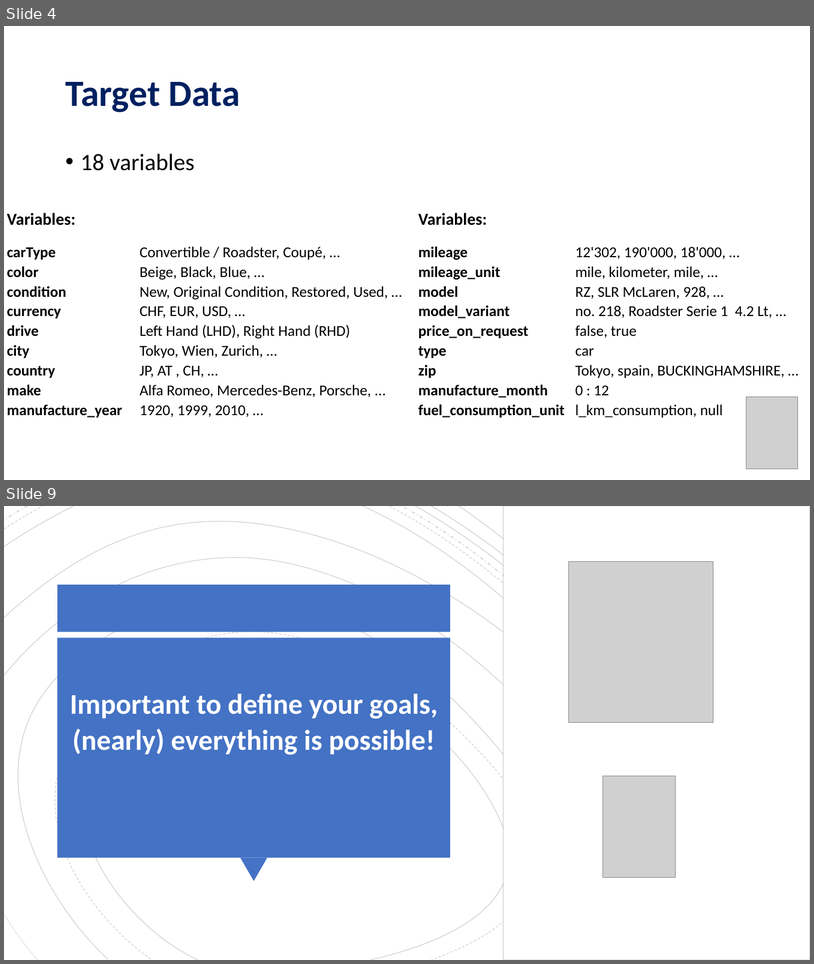
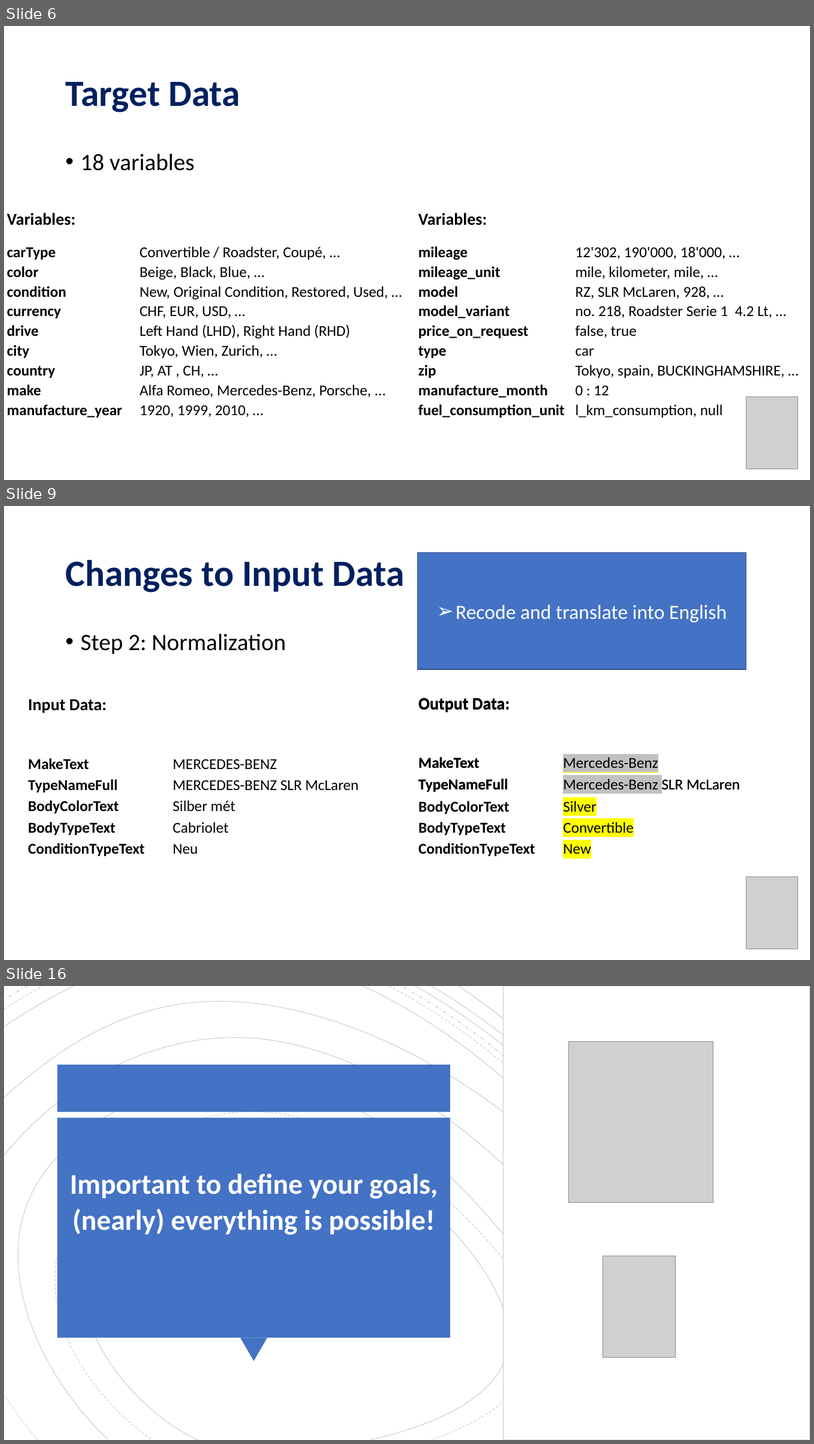
Before and after one commit to MauroSchlaepfer/Onedot, a slide deck: Onedot_Presentation.pptx. Shown one above the other, each under a label of ours: slides 4 and 9 before the commit, slides 6, 9 and 16 after it; the slides between them are not shown. The pictures are 814x964 and 814x1444 pixels, drawn with LibreOffice and Linux fonts; fonts in the diff are those of the drawing; grey boxes stand for pictures. Boxes give left, top, right and bottom in pixels: in the first picture for what was removed or moved away, otherwise in the second. Text is boxed around its words. In the diff, an @@ line names an element or a change of style, - is before the commit and + after.

```diff
--- a/Onedot_Presentation.pptx
+++ b/Onedot_Presentation.pptx
@@ slide 9 added at bbox=[4, 506, 810, 960], background #FFFFFF @@
@@ title added at bbox=[65, 559, 405, 592], 44 pt, text #002060, bold @@
+Changes to Input Data
@@ rectangle added at bbox=[418, 553, 747, 669], fill #4472C4, outline #325491 1 pt, 24 pt, text #FFFFFF @@
+➢ Recode and translate into English
@@ text added at bbox=[81, 633, 286, 654], 28 pt, text #000000 @@
+• Step 2: Normalization
@@ table added at bbox=[17, 675, 393, 858], 9 rows, 4 columns @@
+ |  |  | 
+ | Input Data: |  | 
+ |  |  | 
+ |  |  | 
+ | MakeText | MERCEDES-BENZ | 
+ | TypeNameFull | MERCEDES-BENZ SLR McLaren | 
+ | BodyColorText | Silber mét | 
+ | BodyTypeText | Cabriolet | 
+ | ConditionTypeText | Neu | 
@@ table added at bbox=[408, 674, 785, 793], 6 rows, 4 columns @@
+ |  |  | 
+ | Output Data: |  | 
+ |  |  | 
+ |  |  | 
+ | MakeText | Mercedes-Benz | 
+ | TypeNameFull | Mercedes-Benz SLR McLaren | 
@@ table added at bbox=[408, 674, 784, 794], 6 rows, 4 columns @@
+ |  |  | 
+ | Output Data: |  | 
+ |  |  | 
+ |  |  | 
+ | MakeText | Mercedes-Benz | 
+ | TypeNameFull | Mercedes-Benz SLR McLaren | 
@@ table added at bbox=[408, 781, 785, 858], 4 rows, 4 columns @@
+ |  |  | 
+ | BodyColorText | Silver | 
+ | BodyTypeText | Convertible | 
+ | ConditionTypeText | New | 
@@ picture added at bbox=[747, 877, 799, 949] @@
@@ what was slide 4 is now slide 6 @@
@@ what was slide 9 is now slide 16 @@
```
Also in this commit, not shown: 4 slides changed, 7 other slides added, 1 slide removed.
